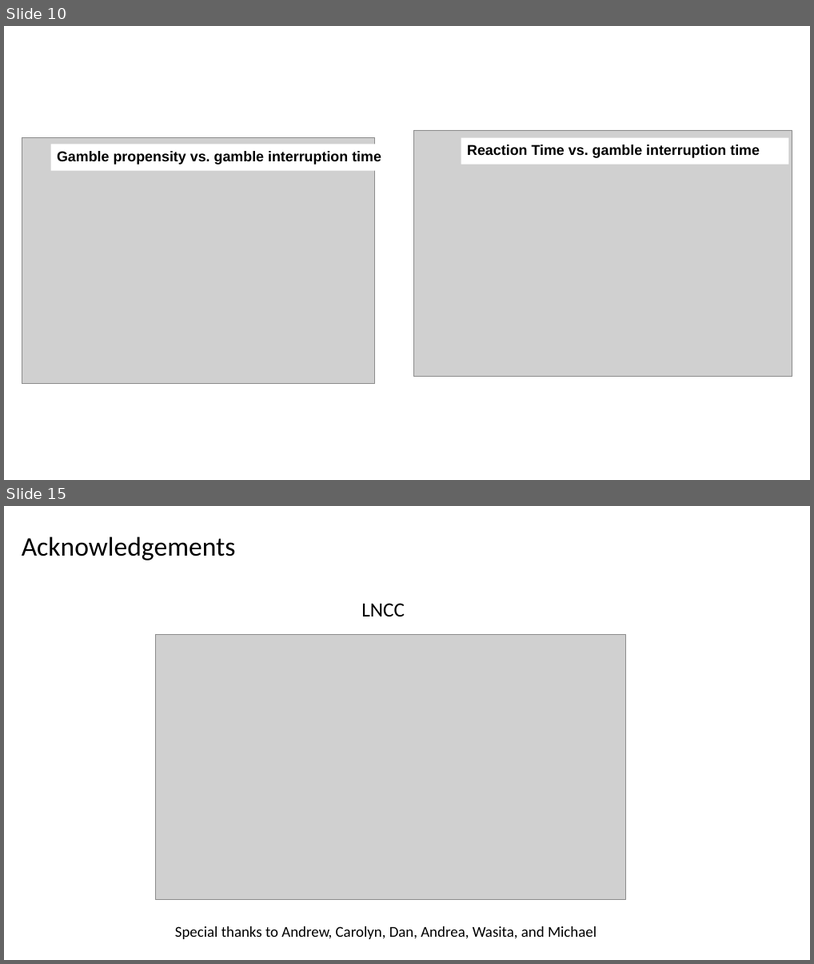
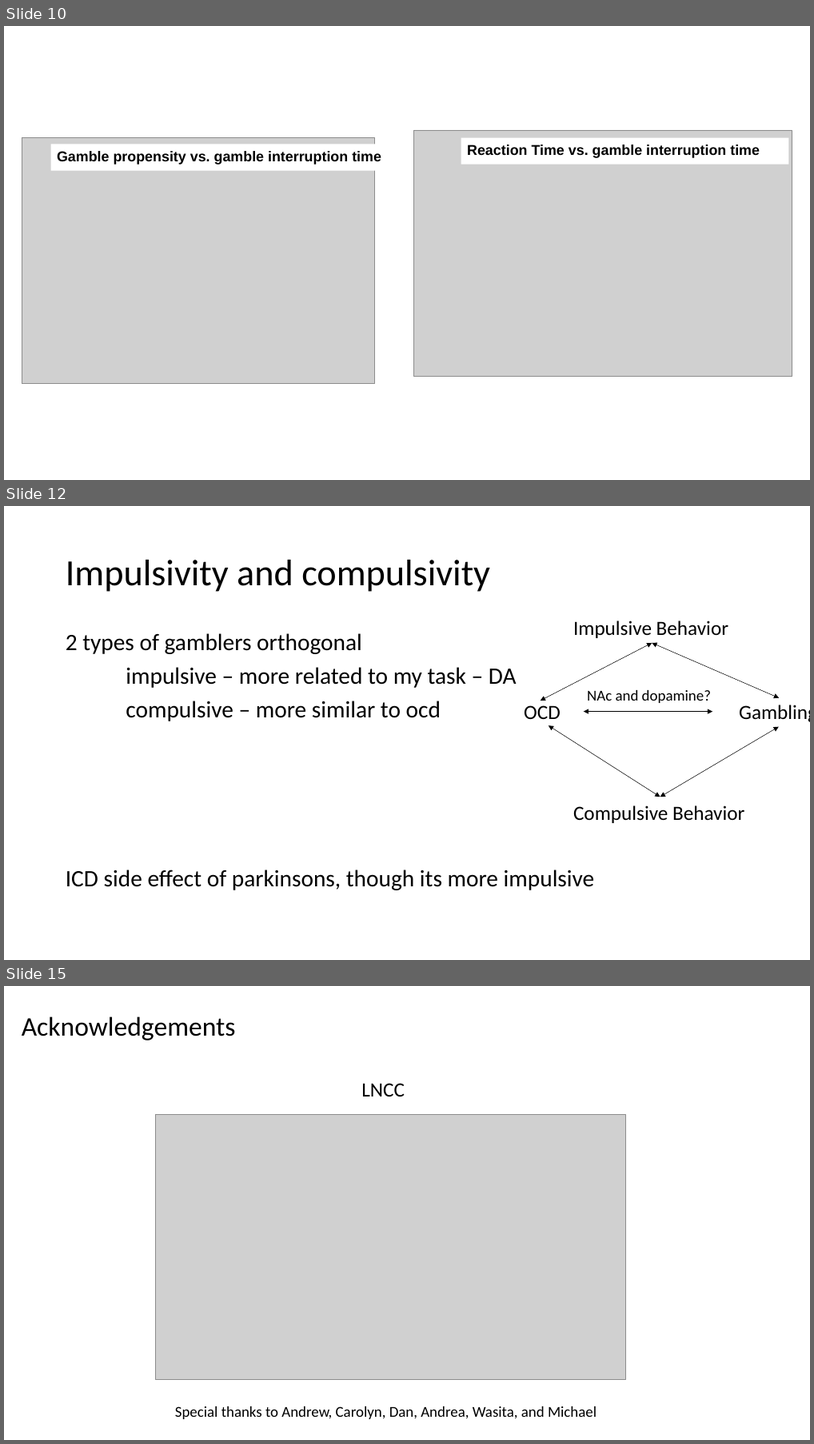
Before and after one commit to gpagnier/rampAnalysis, a slide deck: BortonLabMeeting12.7.pptx. Shown one above the other, each under a label of ours: slides 10 and 15 before the commit, slides 10, 12 and 15 after it; the slides between them are not shown. The pictures are 814x964 and 814x1444 pixels, drawn with LibreOffice and Linux fonts; fonts in the diff are those of the drawing; grey boxes stand for pictures. Boxes give left, top, right and bottom in pixels: in the first picture for what was removed or moved away, otherwise in the second. Text is boxed around its words. In the diff, an @@ line names an element or a change of style, - is before the commit and + after.

```diff
--- a/BortonLabMeeting12.7.pptx
+++ b/BortonLabMeeting12.7.pptx
@@ slide 12 added at [4,506,810,960], background #FFFFFF @@
@@ title added at [66,560,490,592], 44 pt, text #000000 @@
+Impulsivity and compulsivity
@@ text added at [574,620,729,638], 24 pt, text #000000 @@
+Impulsive Behavior
@@ text added at [66,633,595,890], 28 pt, text #000000 @@
+2 types of gamblers orthogonal
+impulsive – more related to my task – DA
+compulsive – more similar to ocd
+ICD side effect of parkinsons, though its more impulsive
@@ double arrow added from (653, 643) to (541, 700), #000000 0.5 pt @@
@@ double arrow added from (779, 698) to (653, 643), #000000 0.5 pt @@
@@ text added at [587,690,711,703], 18 pt, text #000000 @@
+NAc and dopamine?
@@ text added at [524,705,561,719], 24 pt, text #000000 @@
+OCD
@@ double arrow added from (713, 711) to (584, 711), #000000 0.5 pt @@
@@ text added at [739,704,810,722], 24 pt, text #000000 @@
+Gambling
@@ double arrow added from (660, 797) to (549, 725), #000000 0.5 pt @@
@@ double arrow added from (660, 797) to (779, 727), #000000 0.5 pt @@
@@ text added at [574,805,745,823], 24 pt, text #000000 @@
+Compulsive Behavior
```
Also in this commit, not shown: 3 slides changed, 1 slide removed.
